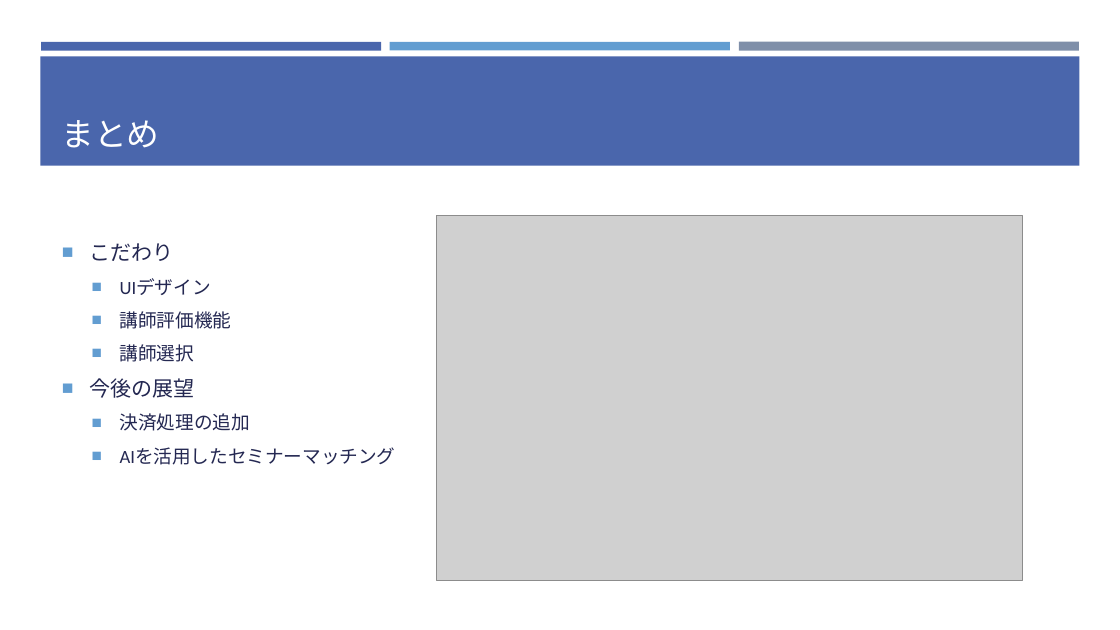
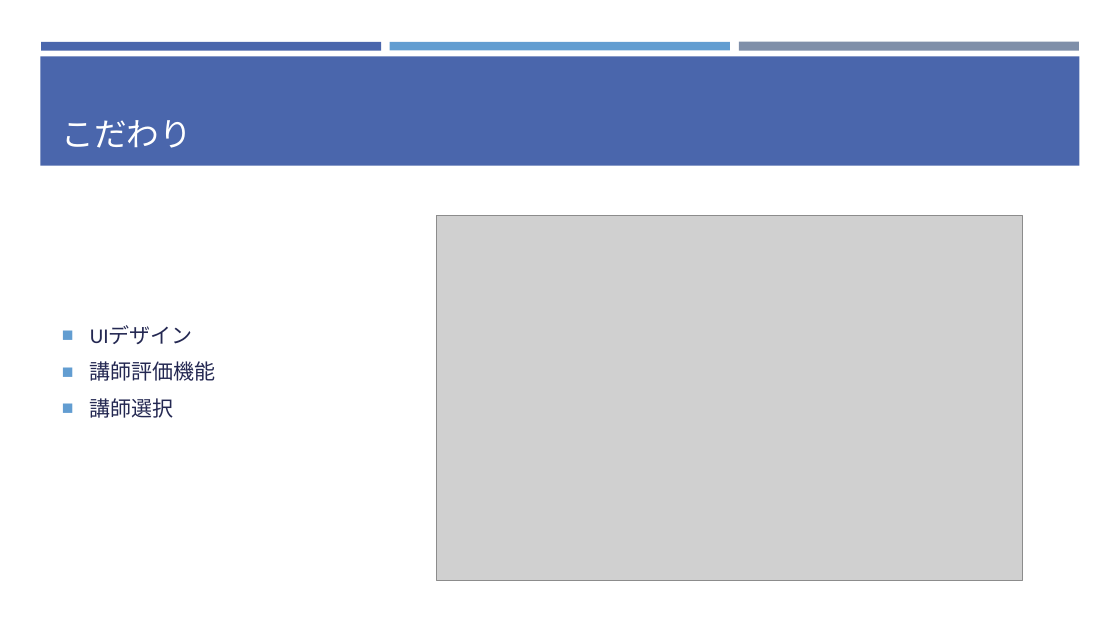
Before and after one commit to soroplay/src, a slide deck: slide 6 of EMAZEMI.pptx (slide 5 before the commit). Drawn at 1120x630 pixels with LibreOffice and Linux fonts; fonts in the diff are those of the drawing; grey boxes stand for pictures. Boxes give left, top, right and bottom in pixels: in the first picture for what was removed or moved away, otherwise in the second. Text is boxed around its words. In the diff, an @@ line names an element or a change of style, - is before the commit and + after.

```diff
--- a/EMAZEMI.pptx
+++ b/EMAZEMI.pptx
@@ title at box(62, 120, 193, 148): text changed @@
-まとめ
+こだわり
@@ text "UIデザイン" at box(90, 325, 216, 418): size 16 to 18 pt; list level 2 to 1 in "UIデザイン"; list level 2 to 1 in "講師評価機能"; list level 2 to 1 in "講師選択" @@
@@ text at box(90, 243, 174, 261): paragraph removed @@
-■ こだわり
@@ text at box(90, 378, 396, 465): paragraphs removed @@
-■ 今後の展望
-  ■ 決済処理の追加
-  ■ AIを活用したセミナーマッチング
```
Also in this commit, not shown: 1 other slide changed, 2 slides added.
